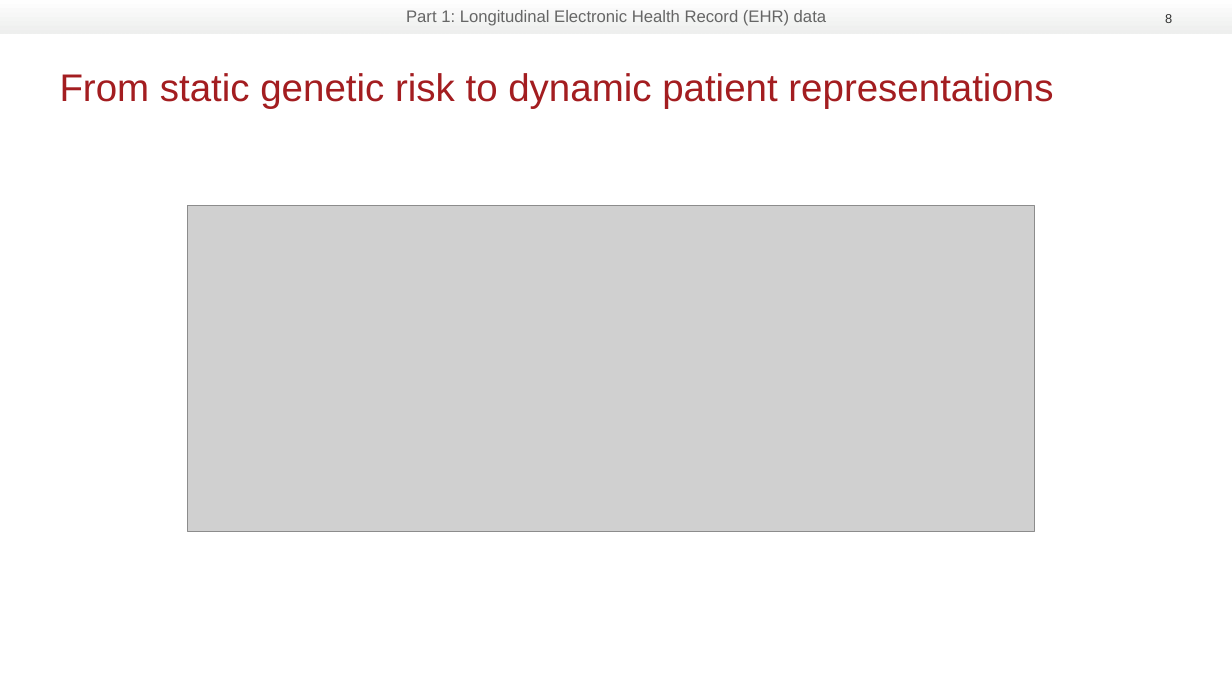
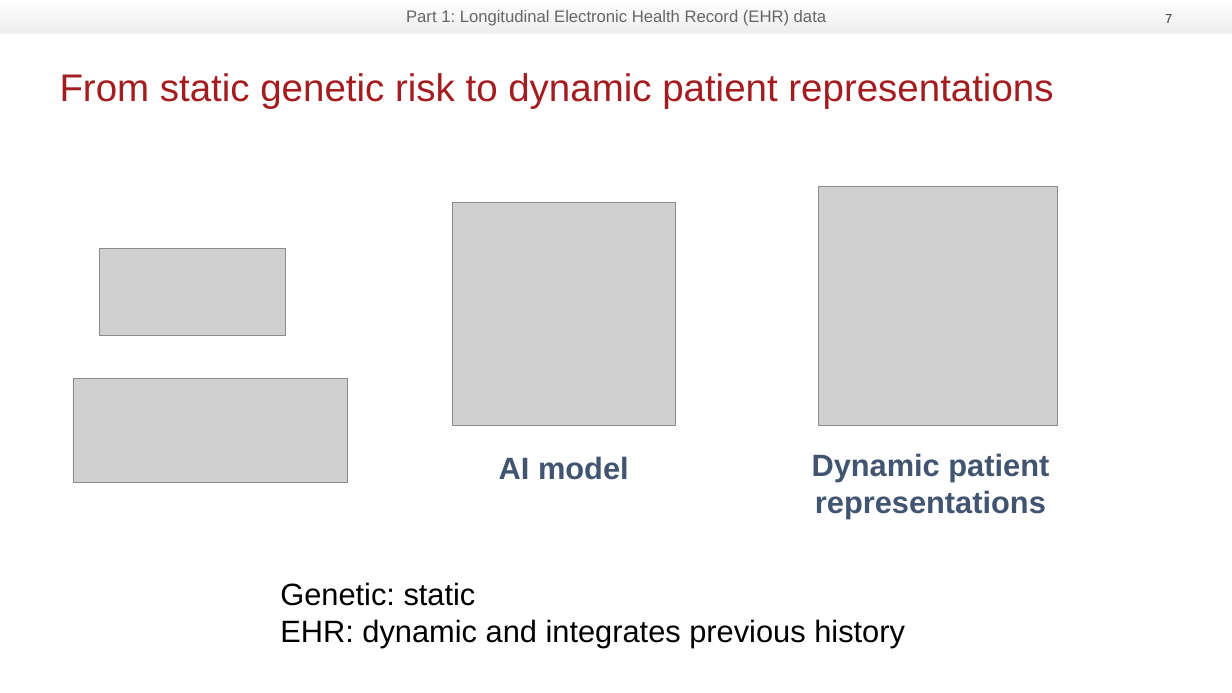
Before and after one commit to RasmussenLab/integrative_post_gwas_methods_course, a slide deck: slide 7 of slides/EHR transformer presentation 20260825.pptx (slide 8 before the commit). Drawn at 1232x693 pixels with LibreOffice and Linux fonts; fonts in the diff are those of the drawing; grey boxes stand for pictures; background and template pictures are left out. Boxes give left, top, right and bottom in pixels: in the first picture for what was removed or moved away, otherwise in the second. Text is boxed around its words. In the diff, an @@ line names an element or a change of style, - is before the commit and + after.

```diff
--- a/slides/EHR transformer presentation 20260825.pptx
+++ b/slides/EHR transformer presentation 20260825.pptx
@@ page number at (1165,14,1172,23): text changed @@
-8
+7
@@ picture removed at (188,206,1035,531) @@
@@ picture added at (452,202,676,426) @@
@@ picture added at (818,187,1057,426) @@
@@ picture added at (99,249,286,335) @@
@@ picture added at (73,379,348,483) @@
@@ text added at (499,456,629,480), 24 pt, text #415570, bold @@
+AI model
@@ text added at (812,453,1049,519), 24 pt, text #415570, bold @@
+Dynamic patient representations
@@ text added at (280,582,905,648), 24 pt, text #000000 @@
+Genetic: static
+EHR: dynamic and integrates previous history
```
Also in this commit, not shown: 18 other slides changed, 1 slide added, 1 slide removed.
